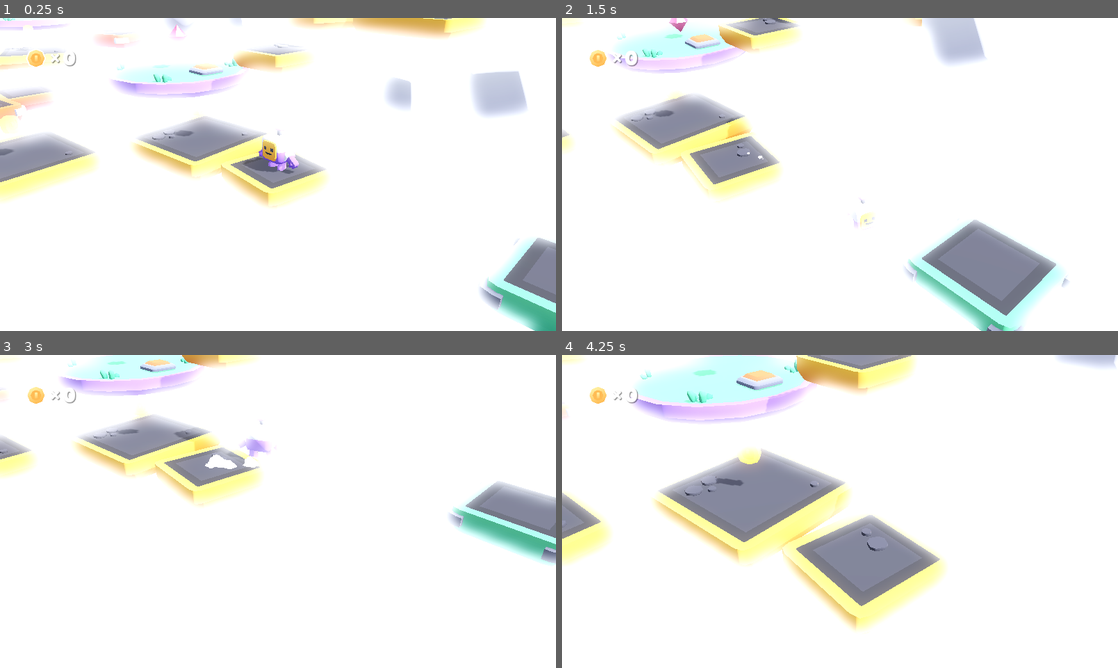
Above: before the commit, frames 1-4 (two rows, left to right).
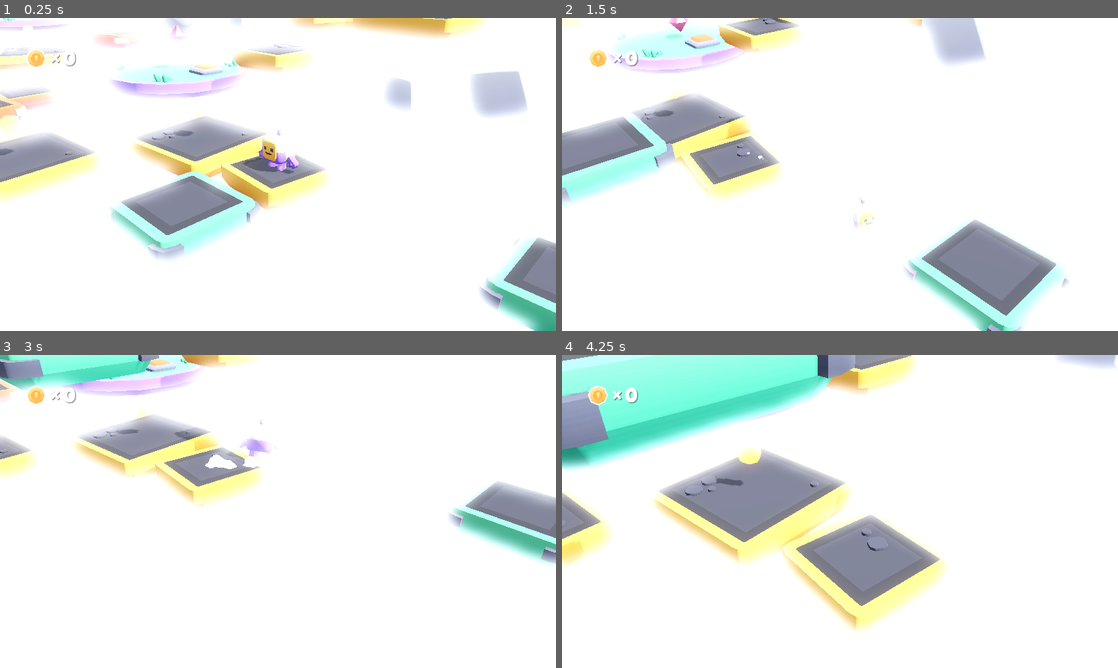
Above: after the commit, the same moments.

Repository: ziOOOtis/LevelDesignPlatformerKit
Game: Godot game, scene res://scenes/main.tscn
Two runs of this game, one before a commit and one after it. Both use one fixed random seed, a clock stepped at 60 frames per second and the inputs below.
Inputs:
- Up to frame 1 (0.25 s): no input
- Up to frame 2 (1.5 s): hold D (move_right) 0.53-1.28 s; tap Down (camera_down) at 0.6 s; tap Space (jump) at 0.77 s; hold S (move_back) from 1.28 s (still down); tap Left (camera_left) at 1.35 s
- Up to frame 3 (3 s): tap Space (jump) at 1.52 s; release S (move_back) at 2.03 s; hold D (move_right) 2.03-2.78 s; tap Right (camera_right) at 2.1 s; hold W (move_forward) from 2.78 s (still down); tap Up (camera_up) at 2.85 s
- Up to frame 4 (4.25 s): tap Space (jump) at 3.02, 3.77 s; release W (move_forward) at 3.53 s; hold A (move_left) from 3.53 s (still down); tap Down (camera_down) at 3.6 s

The runs differ from the first frame. In frame 1, 5.1% of the frame differs, in the area x 19-49%, y 46-78%; in frame 2, 3.8%; in frame 3, 2.4%; in frame 4, 12%, in the area x 0-53%, y 0-67%.

Commit message:
Small tweaks to improve usability of moving platforms

Diff:
--- a/scenes/main.tscn
+++ b/scenes/main.tscn
@@ -32,6 +32,13 @@
 auto_exposure_scale = 0.75
 dof_blur_far_distance = 0.01
 
+[sub_resource type="Curve3D" id="Curve3D_v2wjm"]
+_data = {
+"points": PackedVector3Array(0, 0, 0, 0, 0, 0, 0.262015, 0, 2.75884, 0, 0, 0, 0, 0, 0, 0.262, 4, 2.759),
+"tilts": PackedFloat32Array(0, 0)
+}
+point_count = 2
+
 [sub_resource type="Curve3D" id="Curve3D_5n82a"]
 _data = {
 "points": PackedVector3Array(0, 0, 0, 0, 0, 0, 6, 0, 0, 0, 0, 0, 0, 0, 0, 5.30807, 0, -8.02104, 0, 0, 0, 0, 0, 0, -4.93 …(246 unchanged characters)…
@@ -75,7 +82,15 @@
 [node name="World" type="Node3D" parent="."]
 
 [node name="platform-moving" parent="World" instance=ExtResource("11_milg2")]
-transform = Transform3D(1, 0, 0, 0, 1, 0, 0, 0, 1, 7, 0, 0)
+transform = Transform3D(1, 0, 0, 0, 1, 0, 0, 0, 1, 6, 0, 0)
+
+[node name="platform-moving2" parent="World" instance=ExtResource("11_milg2")]
+transform = Transform3D(1, 0, 0, 0, 1, 0, 0, 0, 1, 0.262015, 0, 2.75884)
+
+[node name="moving_object_path2" parent="World" node_paths=PackedStringArray("object_to_move") instance=ExtResource("17_k6tf2")]
+curve = SubResource("Curve3D_v2wjm")
+object_to_move = NodePath("../platform-moving2")
+ping_pong = true
 
 [node name="moving_object_path" parent="World" node_paths=PackedStringArray("object_to_move") instance=ExtResource("17_k6tf2")]
 curve = SubResource("Curve3D_5n82a")
--- a/scripts/moving_object_path_3d.gd
+++ b/scripts/moving_object_path_3d.gd
@@ -1,3 +1,4 @@
+@tool
 extends Path3D
 @onready var path_follow_3d: PathFollow3D = $PathFollow3D
 @onready var remote_transform_3d: RemoteTransform3D = $PathFollow3D/RemoteTransform3D
@@ -13,20 +14,30 @@
 
 # Called when the node enters the scene tree for the first time.
 func _ready() -> void:
-	remote_transform_3d.remote_path = object_to_move.get_path()
-	object_to_move.set_deferred("position", Vector3.ZERO)
+	if not Engine.is_editor_hint():
+		if object_to_move == null:
+			printerr("You need to set an object to move in ", name)
+			get_tree().quit()
+		else:
+			remote_transform_3d.remote_path = object_to_move.get_path()
+			object_to_move.set_deferred("position", Vector3.ZERO)
+			global_position = Vector3.ZERO
 
 
 # Called every frame. 'delta' is the elapsed time since the previous frame.
 func _process(delta: float) -> void:
-	if object_to_move and is_on_from_start:
-		if ping_pong:
-			if path_follow_3d.progress_ratio > 0.99:
-				direction = -1
-			if path_follow_3d.progress_ratio < 0.01:
-				direction = 1
+	if not Engine.is_editor_hint():
+		if object_to_move and is_on_from_start:
+			if ping_pong:
+				if path_follow_3d.progress_ratio > 0.99:
+					direction = -1
+				if path_follow_3d.progress_ratio < 0.01:
+					direction = 1
 
-		path_follow_3d.progress += (delta*movement_speed*direction)
+			path_follow_3d.progress += (delta*movement_speed*direction)
+
+	if Engine.is_editor_hint() and global_position != Vector3.ZERO:
+		global_position = Vector3.ZERO
 
 
 func receive_input(on : bool) -> void:
Not shown: 1 places in scenes/main.tscn that only renumber resources
